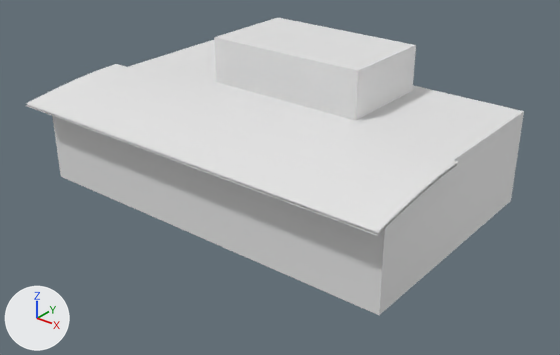
The glTF model assets/buildings/seattle/mccaw_hall_lod1.glb as it was, and as the next commit left it.
Before and after are seen from a camera (50 mm lens) standing at (113.0, -137.8, 90.5) and looking at (5.1, -2.9, 6.9). Lighting does not change. The marker at lower left points along +X, +Y and +Z. The first picture is the older version. Where no turn or scale is listed for an object, it has been applied to the vertices. Vertices at exactly the same position are counted once.

Script lines for the objects in view, before the commit:
```python
me_mccaw_hall = bpy.data.meshes.new('mccaw_hall')
me_mccaw_hall.from_pydata(...)  # 155 vertices, 184 faces; spans x -52.0..52.0, y -34.0..34.0, z -18.0..18.0
ob_mccaw_hall = bpy.data.objects.new('mccaw_hall', me_mccaw_hall)
ob_mccaw_hall.location = (0.0, 0.0, 18.0)
```
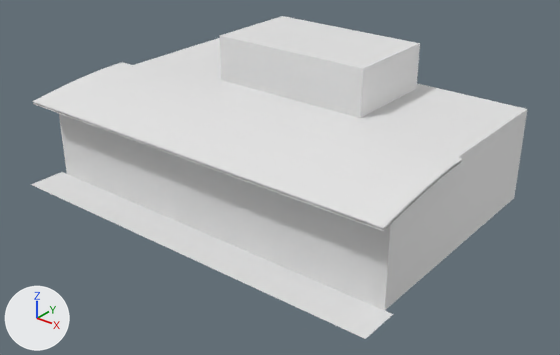
The change, as a list of edits to the scene's bpy script:
```text
Change me_mccaw_hall:
    used by ob_mccaw_hall; location = (0.0, 0.0, 18.0)
    remove me_mccaw_hall.from_pydata(...)  # 155 vertices, 184 faces; spans x -52.0..52.0, y -34.0..34.0, z -18.0..18.0
    add me_mccaw_hall.from_pydata(...)  # 115 vertices, 78 faces; spans x -52.0..52.0, y -36.0..36.0, z -18.0..18.0
    me_mccaw_hall part 1: the loose piece of 14 vertices spanning x -50.0..50.0, y -28.0..34.0, z -18.0..6.0 is moved by (0.0, 2.0, 0.0)
    me_mccaw_hall part 2: the loose piece of 8 vertices spanning x -22.0..22.0, y 4.0..30.0, z 6.0..18.0 is moved by (0.0, 2.0, 0.0)
    me_mccaw_hall part 3: the loose piece of 10 vertices spanning x -52.0..52.0, y -34.0..-4.0, z 4.0..7.0 is moved by (0.0, 2.0, 0.0)
    me_mccaw_hall part 4: the loose piece of 10 vertices spanning x -52.0..52.0, y -34.0..-4.0, z 3.4..6.4 is moved by (0.0, 2.0, 0.0)
    me_mccaw_hall part 5: the loose piece of 8 vertices spanning x 42.7..47.3, y -26.1..-25.9, z -15.0..2.0 is rebuilt with 4 vertices and now spans x 43.0..47.4, y -26.0, z -16.0..2.5
    me_mccaw_hall part 6: the loose piece of 8 vertices spanning x -34.3..-29.7, y -26.1..-25.9, z -15.0..2.0 is rebuilt with 4 vertices and now spans x -36.3..-31.9, y -26.0, z -16.0..2.5
    me_mccaw_hall part 7: the loose piece of 8 vertices spanning x -6.3..-1.7, y -26.1..-25.9, z -15.0..2.0 is rebuilt with 4 vertices and now spans x -5.8..-1.4, y -26.0, z -16.0..2.5
    me_mccaw_hall part 8: the loose piece of 8 vertices spanning x 0.7..5.3, y -26.1..-25.9, z -15.0..2.0 is rebuilt with 4 vertices and now spans x 0.3..4.7, y -26.0, z -16.0..2.5
    me_mccaw_hall part 9: the loose piece of 8 vertices spanning x 28.7..33.3, y -26.1..-25.9, z -15.0..2.0 is rebuilt with 4 vertices and now spans x 30.8..35.2, y -26.0, z -16.0..2.5
    me_mccaw_hall part 10: the loose piece of 8 vertices spanning x 14.7..19.3, y -26.1..-25.9, z -15.0..2.0 is rebuilt with 4 vertices and now spans x 12.5..16.9, y -26.0, z -16.0..2.5
    me_mccaw_hall part 11: the loose piece of 8 vertices spanning x -48.3..-43.7, y -26.1..-25.9, z -15.0..2.0 is rebuilt with 4 vertices and now spans x -48.5..-44.1, y -26.0, z -16.0..2.5
    me_mccaw_hall part 12: the loose piece of 8 vertices spanning x -20.3..-15.7, y -26.1..-25.9, z -15.0..2.0 is rebuilt with 4 vertices and now spans x -18.0..-13.6, y -26.0, z -16.0..2.5
    me_mccaw_hall part 13: the loose piece of 8 vertices spanning x -13.3..-8.7, y -26.1..-25.9, z -15.0..2.0 is rebuilt with 4 vertices and now spans x -11.9..-7.5, y -26.0, z -16.0..2.5
    me_mccaw_hall part 14: the loose piece of 8 vertices spanning x 7.7..12.3, y -26.1..-25.9, z -15.0..2.0 is rebuilt with 4 vertices and now spans x 6.4..10.8, y -26.0, z -16.0..2.5
    me_mccaw_hall part 15: the loose piece of 8 vertices spanning x 35.7..40.3, y -26.1..-25.9, z -15.0..2.0 is rebuilt with 4 vertices and now spans x 36.9..41.3, y -26.0, z -16.0..2.5
    me_mccaw_hall part 16: the loose piece of 8 vertices spanning x -41.3..-36.7, y -26.1..-25.9, z -15.0..2.0 is rebuilt with 4 vertices and now spans x -42.4..-38.0, y -26.0, z -16.0..2.5
    me_mccaw_hall part 17: 24 vertices added at x -52.0..52.0, y -36.0..-26.0, z -18.0..4.0
    other edits to the shape of me_mccaw_hall do not show in these pictures
```

What differs and where, as boxes (x1, y1, x2, y2) in the pictures (560 x 355 px; the box of a moved part takes in the faces that stretch with it):
'mccaw_hall', reshaped (9% taller): before (26, 18, 524, 315); after (31, 16, 527, 339)
part 1 of me_mccaw_hall, moved or reshaped: before (53, 40, 524, 315); after (59, 38, 527, 310)
part 2 of me_mccaw_hall, moved or reshaped: before (214, 18, 416, 121); after (220, 16, 420, 118)
part 3 of me_mccaw_hall, moved or reshaped: before (26, 64, 457, 233); after (32, 62, 462, 228)
part 4 of me_mccaw_hall, moved or reshaped: before (26, 105, 458, 236); after (33, 103, 462, 231)
part 5 of me_mccaw_hall, rebuilt (not visible before): after (355, 223, 378, 298)
part 6 of me_mccaw_hall, rebuilt (not visible before): after (93, 126, 110, 186)
part 7 of me_mccaw_hall, rebuilt (not visible before): after (179, 157, 196, 222)
part 8 of me_mccaw_hall, rebuilt (not visible before): after (198, 164, 215, 230)
part 9 of me_mccaw_hall, rebuilt (not visible before): after (307, 204, 326, 276)
part 10 of me_mccaw_hall, rebuilt (not visible before): after (240, 179, 256, 248)
part 11 of me_mccaw_hall, rebuilt (not visible before): after (62, 115, 80, 173)
part 12 of me_mccaw_hall, rebuilt (not visible before): after (143, 144, 160, 207)
part 13 of me_mccaw_hall, rebuilt (not visible before): after (161, 151, 178, 215)
part 14 of me_mccaw_hall, rebuilt (not visible before): after (219, 172, 235, 239)
part 15 of me_mccaw_hall, rebuilt (not visible before): after (330, 213, 351, 287)
part 16 of me_mccaw_hall, rebuilt (not visible before): after (77, 120, 95, 179)
part 17 of me_mccaw_hall, added: after (31, 132, 393, 339)
